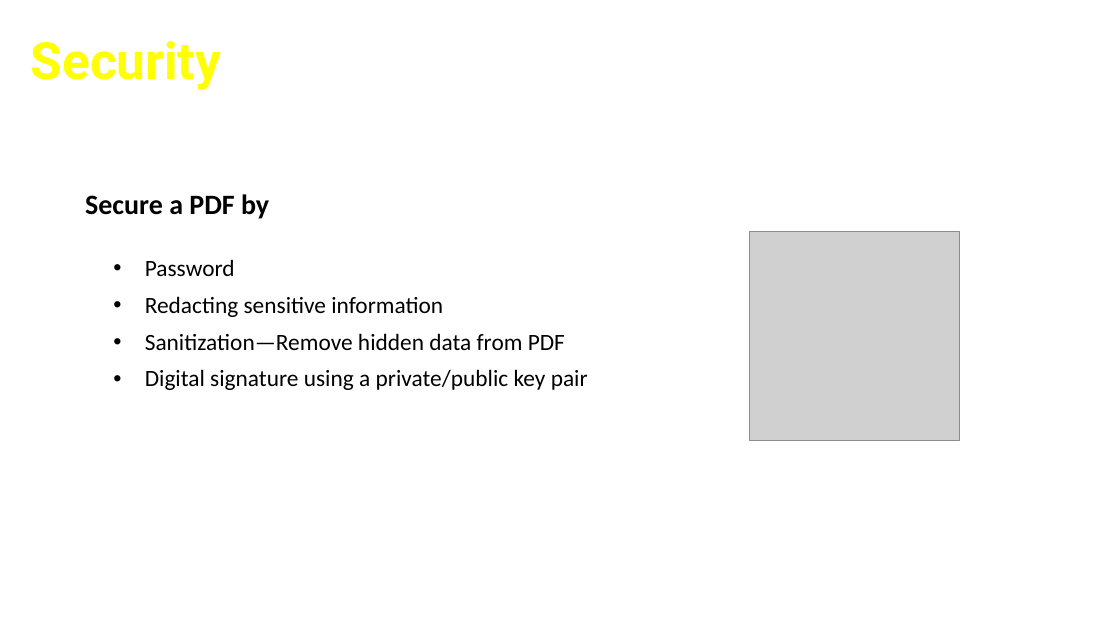
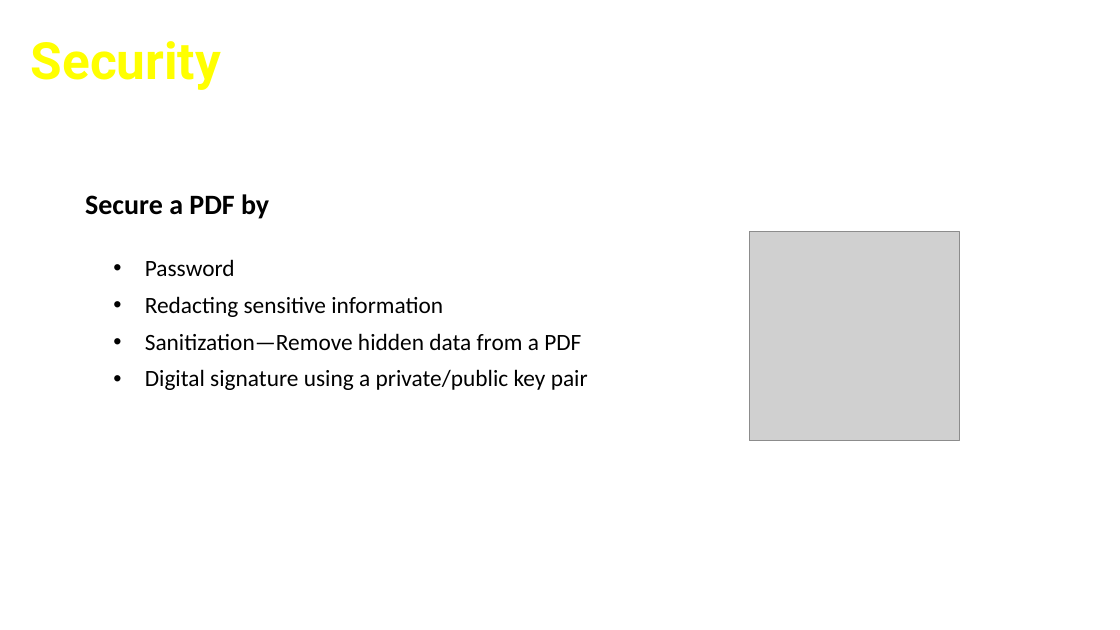
Before and after one commit to cfclick/CFSummit2016, a slide deck: slide 5 of powerpoint/SmartPDF/Don't Just PDF.pptx. Drawn at 1120x630 pixels with LibreOffice and Linux fonts; fonts in the diff are those of the drawing; grey boxes stand for pictures; background and template pictures are left out. Boxes give left, top, right and bottom in pixels: in the first picture for what was removed or moved away, otherwise in the second. Text is boxed around its words. In the diff, an @@ line names an element or a change of style, - is before the commit and + after.

```diff
--- a/powerpoint/SmartPDF/Don't Just PDF.pptx
+++ b/powerpoint/SmartPDF/Don't Just PDF.pptx
@@ text at bbox=[145, 333, 581, 350]: text changed @@
-• Sanitization—Remove hidden data from PDF
+• Sanitization—Remove hidden data from a PDF
```
Also in this commit, not shown: 10 other slides changed, 1 slide removed, 4 other files.
